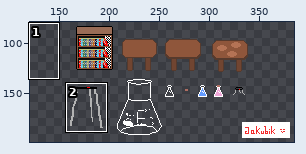
Two states of a pixel-art file, assets/asesprite_project.aseprite. Above: a wide view before the commit, with the close-up outlined.
Close-up. The starting point:
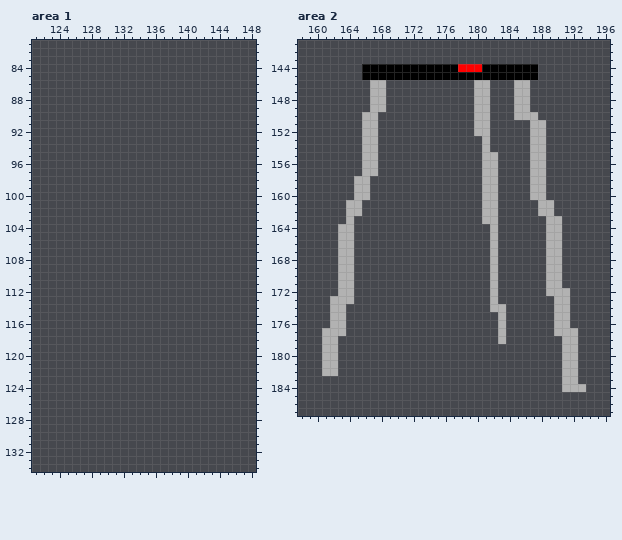
422x256 pixels, 1 frame. Colours within 5 levels of each other are drawn and written as one. Shown: area 1: x 121..148, y 81..134; area 2: x 158..196, y 141..187. The wide view leaves out empty margins. The commit also changed other parts of the picture, which this record leaves out.
New version:
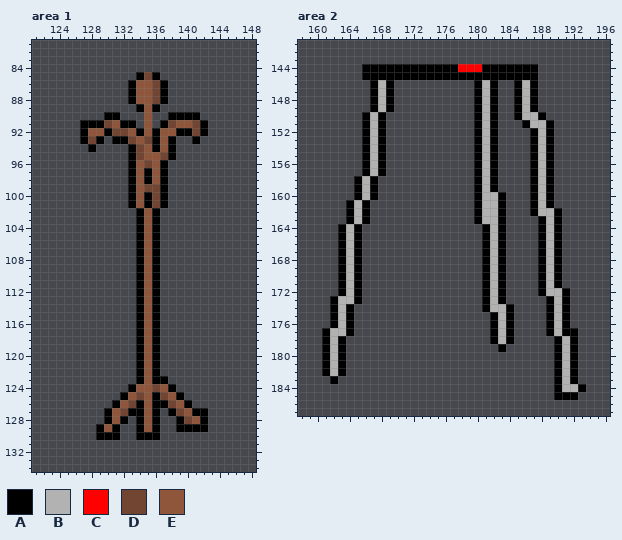
Palette (. is transparent): A #000000  B #b2b2b2  C #ff0000  D #714531  E #8f563b
The commit says: added wooden butler, improved other sprites
Difference:
layer "Butler" added
--- area 1, layer "Butler"
@@ x 121..148 @@
  84 ............................
- 85 ............................
- 86 ............................
- 87 ............................
- 88 ............................
- 89 ............................
- 90 ............................
- 91 ............................
- 92 ............................
- 93 ............................
- 94 ............................
- 95 ............................
- 96 ............................
- 97 ............................
- 98 ............................
- 99 ............................
-100 ............................
-101 ............................
-102 ............................
-103 ............................
-104 ............................
-105 ............................
-106 ............................
-107 ............................
-108 ............................
-109 ............................
-110 ............................
-111 ............................
-112 ............................
-113 ............................
-114 ............................
-115 ............................
-116 ............................
-117 ............................
-118 ............................
-119 ............................
-120 ............................
-121 ............................
-122 ............................
-123 ............................
-124 ............................
-125 ............................
-126 ............................
-127 ............................
-128 ............................
-129 ............................
-130 ............................
+ 85 .............ADA............
+ 86 ............AEEDA...........
+ 87 ............AEEDA...........
+ 88 ............AEEDA...........
+ 89 .............AEA............
+ 90 .........AA...E..AAAA.......
+ 91 ......AAADEAA.E.ADEEDA......
+ 92 ......AEEADDEAEAEEAADA......
+ 93 ......ADA.AADEDAEA..A.......
+ 94 .......A....ADEAEA..........
+ 95 ............ADEEDA..........
+ 96 ............AEDEA...........
+ 97 ............AEAEA...........
+ 98 ............AEAEA...........
+ 99 ............AEDDA...........
+100 ............AEADA...........
+101 ............AEADA...........
+102 .............AEA............
+103 .............AEA............
+104 .............AEA............
+105 .............AEA............
+106 .............AEA............
+107 .............AEA............
+108 .............AEA............
+109 .............AEA............
+110 .............AEA............
+111 .............AEA............
+112 .............AEA............
+113 .............AEA............
+114 .............AEA............
+115 .............AEA............
+116 .............AEA............
+117 .............AEA............
+118 .............AEA............
+119 .............AEA............
+120 .............AEA............
+121 .............AEA............
+122 .............AEA............
+123 .............AEAA...........
+124 ............AEEDEA..........
+125 ...........AEDEADEA.........
+126 ..........AEDAEAADEA........
+127 .........AEDAAEA.ADEAA......
+128 .........AEA.AEA..ADEA......
+129 ........AEA..AEA..AAAA......
+130 ........AAA..AAA............
 131 ............................
--- area 2, layer "Tripod Large"
@@ x 158..196 @@
 145 ........AAAAAAAAAAAAAAAAAAAAAA.........
-146 .........BB...........BB...BB..........
-147 .........BB...........BB...BB..........
-148 .........BB...........BB...BB..........
-149 .........BB...........BB...BB..........
-150 ........BB............BB...BBB.........
-151 ........BB............BB.....BB........
-152 ........BB............BB.....BB........
-153 ........BB.............B.....BB........
-154 ........BB.............B.....BB........
-155 ........BB.............BB....BB........
-156 ........BB.............BB....BB........
-157 ........BB.............BB....BB........
-158 .......BB..............BB....BB........
-159 .......BB..............BB....BB........
-160 .......BB..............BB....BB........
-161 ......BB...............BB.....BB.......
-162 ......BB...............BB.....BB.......
-163 ......B................BB......BB......
-164 .....BB.................B......BB......
-165 .....BB.................B......BB......
-166 .....BB.................B......BB......
-167 .....BB.................B......BB......
-168 .....BB.................B......BB......
-169 .....BB.................B......BB......
-170 .....BB.................B......BB......
-171 .....BB.................B......BB......
-172 .....BB.................B......BBB.....
-173 ....BBB.................B.......BB.....
-174 ....BB..................BB......BB.....
-175 ....BB...................B......BB.....
-176 ....BB...................B......BB.....
-177 ...BBB...................B......BBB....
-178 ...BB....................B.......BB....
-179 ...BB............................BB....
-180 ...BB............................BB....
-181 ...BB............................BB....
-182 ...BB............................BB....
-183 .................................BB....
-184 .................................BBB...
-185 .......................................
+146 .........ABA..........ABA..ABA.........
+147 .........ABA..........ABA..ABA.........
+148 .........ABA..........ABA..ABA.........
+149 .........ABA..........ABA..ABA.........
+150 ........ABA...........ABA..ABBA........
+151 ........ABA...........ABA...ABBA.......
+152 ........ABA...........ABA....ABA.......
+153 ........ABA...........ABA....ABA.......
+154 ........ABA...........ABA....ABA.......
+155 ........ABA...........ABA....ABA.......
+156 ........ABA...........ABA....ABA.......
+157 ........ABA...........ABA....ABA.......
+158 .......ABA............ABA....ABA.......
+159 .......ABA............ABA....ABA.......
+160 .......ABA............ABBA...ABA.......
+161 ......ABA.............ABBA...ABA.......
+162 ......ABA.............ABBA...ABBA......
+163 ......ABA.............ABBA....ABA......
+164 .....ABA...............ABA....ABA......
+165 .....ABA...............ABA....ABA......
+166 .....ABA...............ABA....ABA......
+167 .....ABA...............ABA....ABA......
+168 .....ABA...............ABA....ABA......
+169 .....ABA...............ABA....ABA......
+170 .....ABA...............ABA....ABA......
+171 .....ABA...............ABA....ABA......
+172 .....ABA...............ABA....ABBA.....
+173 ....ABBA...............ABA.....ABA.....
+174 ....ABA................ABBA....ABA.....
+175 ....ABA.................ABA....ABA.....
+176 ....ABA.................ABA....ABA.....
+177 ...ABBA.................ABA....ABAA....
+178 ...ABA..................ABA.....ABA....
+179 ...ABA...................A......ABA....
+180 ...ABA..........................ABA....
+181 ...ABA..........................ABA....
+182 ...ABA..........................ABA....
+183 ....A...........................ABA....
+184 ................................ABBA...
+185 ................................AAA....
 186 .......................................
Pixel boxes of the changes (left, top, right, bottom) in both close-ups:
added: (80, 72, 208, 440)
changed: (322, 80, 394, 384)
changed: (474, 80, 586, 400)
